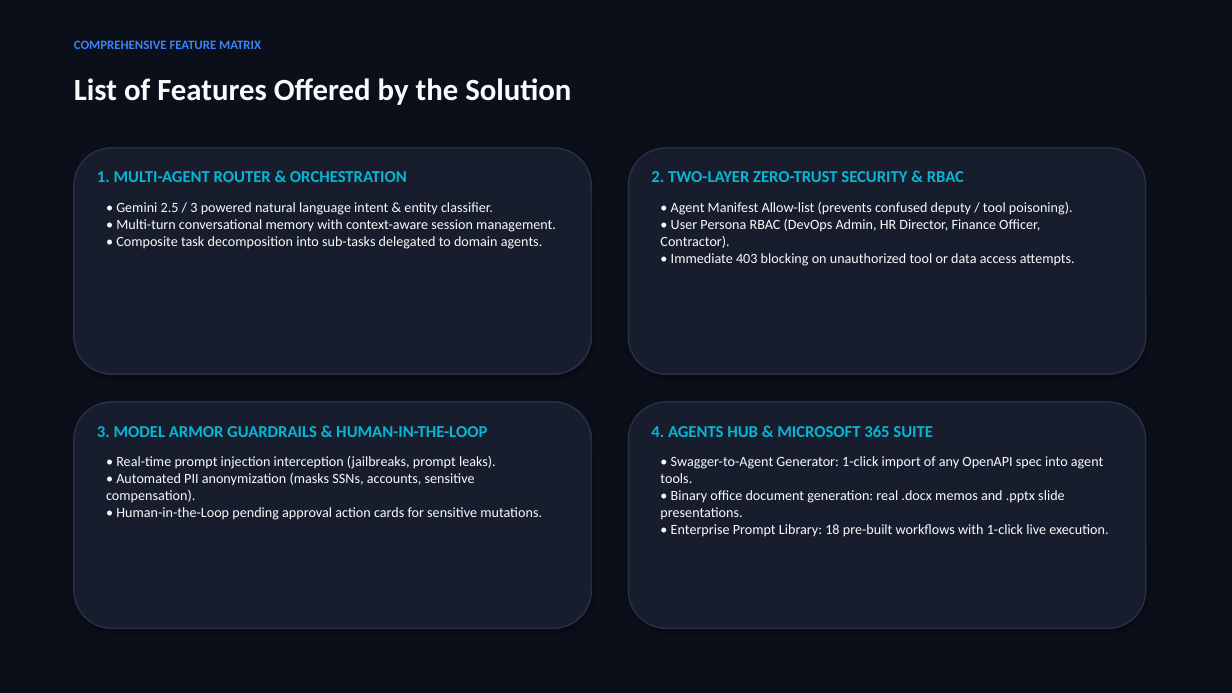
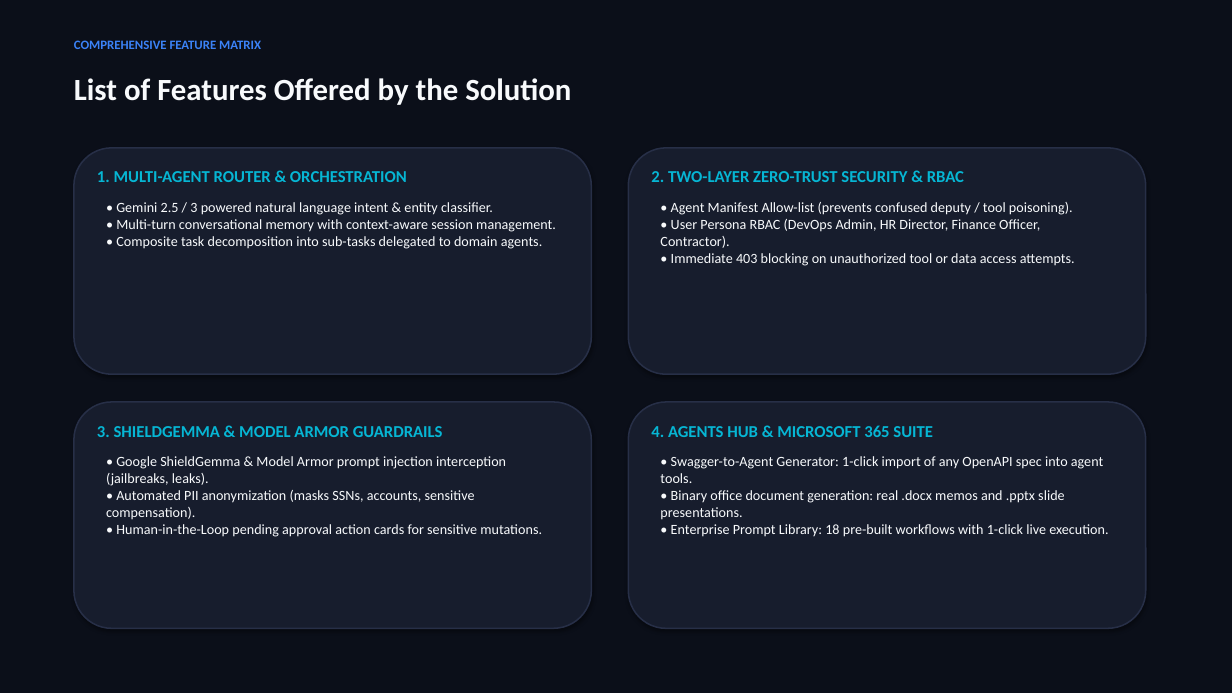
Before and after one commit to 13SSP/enterprise-orchestrator, a slide deck: slide 5 of cortex_ai_Google_Cloud_AI_Builder_Cup_Submission.pptx. Drawn at 1232x693 pixels with LibreOffice and Linux fonts; fonts in the diff are those of the drawing. Boxes give left, top, right and bottom in pixels: in the first picture for what was removed or moved away, otherwise in the second. Text is boxed around its words. In the diff, an @@ line names an element or a change of style, - is before the commit and + after.

Commit message:
feat(ui): apply UI corrections, light theme styling, and guardrails integration

```diff
--- a/cortex_ai_Google_Cloud_AI_Builder_Cup_Submission.pptx
+++ b/cortex_ai_Google_Cloud_AI_Builder_Cup_Submission.pptx
@@ text at [97, 426, 443, 437]: text changed @@
-3. MODEL ARMOR GUARDRAILS & HUMAN-IN-THE-LOOP
+3. SHIELDGEMMA & MODEL ARMOR GUARDRAILS
@@ text at [106, 456, 506, 486]: text changed @@
-• Real-time prompt injection interception (jailbreaks, prompt leaks).
+• Google ShieldGemma & Model Armor prompt injection interception (jailbreaks, leaks).
```
Also in this commit, not shown: 14 other files.
